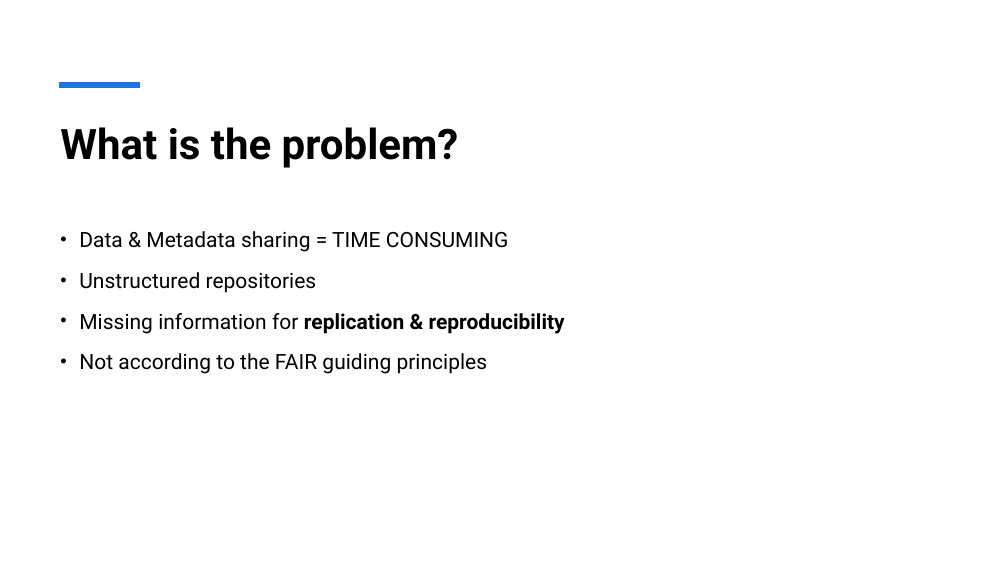
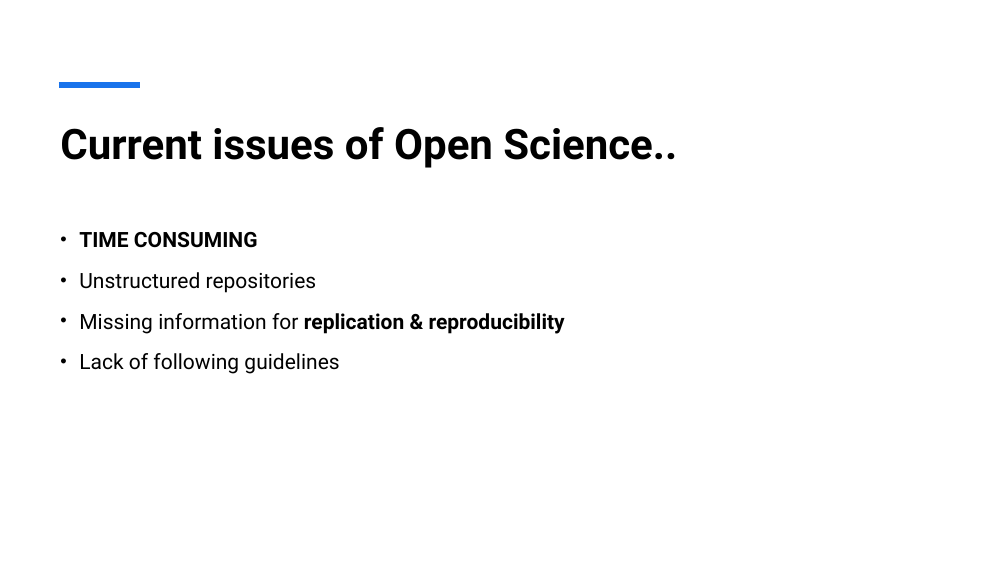
Before and after one commit to florenciaaltschuler/open-science-pipeline, a slide deck: slide 3 of FAIRyTale_presentation.pptx (slide 2 before the commit). Drawn at 1008x567 pixels with LibreOffice and Linux fonts; fonts in the diff are those of the drawing. Boxes give left, top, right and bottom in pixels: in the first picture for what was removed or moved away, otherwise in the second. Text is boxed around its words. In the diff, an @@ line names an element or a change of style, - is before the commit and + after.

```diff
--- a/FAIRyTale_presentation.pptx
+++ b/FAIRyTale_presentation.pptx
@@ title at bbox=[60, 127, 677, 168]: text changed @@
-What is the problem?
+Current issues of Open Science..
@@ text at bbox=[79, 232, 258, 248]: text changed; bold on @@
-• Data & Metadata sharing = TIME CONSUMING
+• TIME CONSUMING
@@ text at bbox=[79, 353, 339, 374]: text changed @@
-• Not according to the FAIR guiding principles
+• Lack of following guidelines
```
Also in this commit, not shown: 2 other slides changed, 3 slides added, 1 other file.
